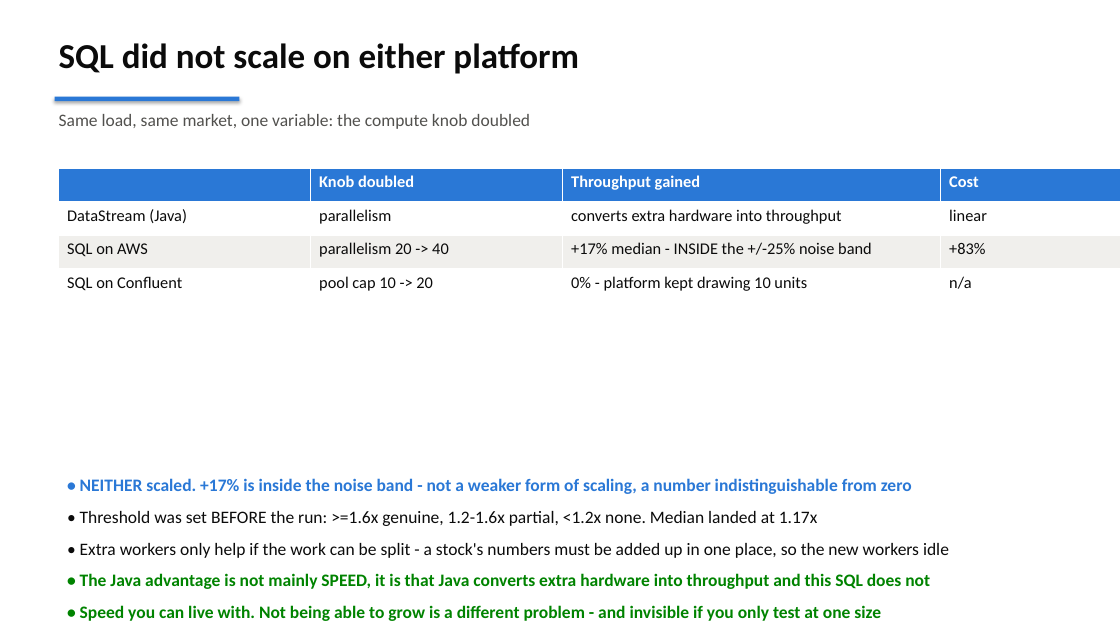
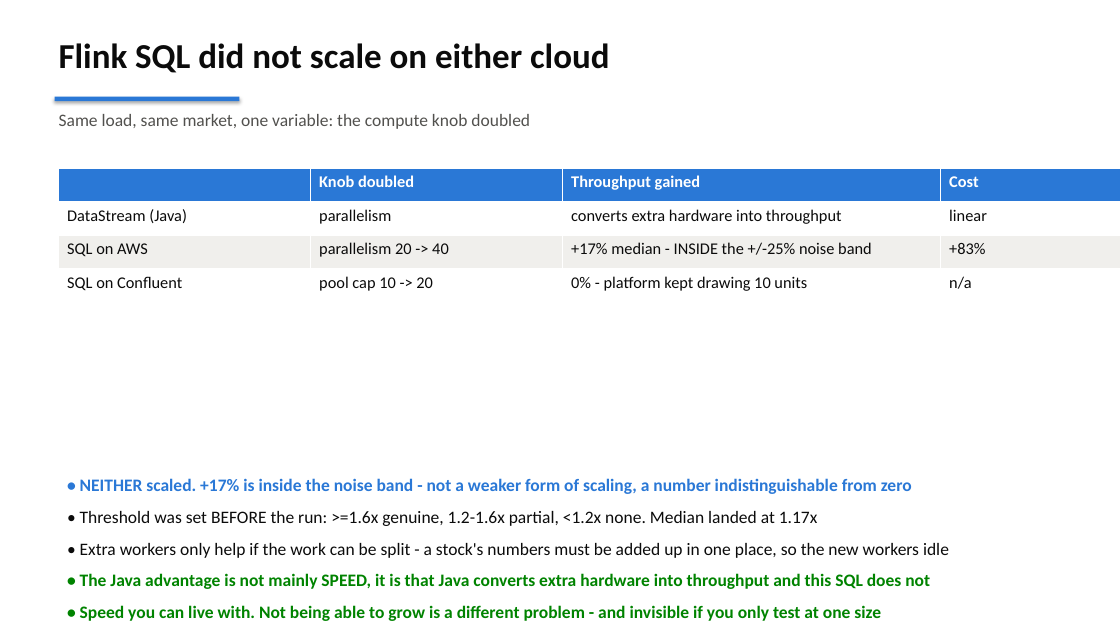
Before and after one commit to jimzucker/flink-fable5, a slide deck: slide 13 of docs/flink-demo-exec-briefing.pptx. Drawn at 1120x630 pixels with LibreOffice and Linux fonts; fonts in the diff are those of the drawing. Boxes give left, top, right and bottom in pixels: in the first picture for what was removed or moved away, otherwise in the second. Text is boxed around its words. In the diff, an @@ line names an element or a change of style, - is before the commit and + after.

```diff
--- a/docs/flink-demo-exec-briefing.pptx
+++ b/docs/flink-demo-exec-briefing.pptx
@@ text at bbox=[59, 43, 609, 73]: text changed @@
-SQL did not scale on either platform
+Flink SQL did not scale on either cloud
```
Also in this commit, not shown: 1 other slide changed, 4 other files.
